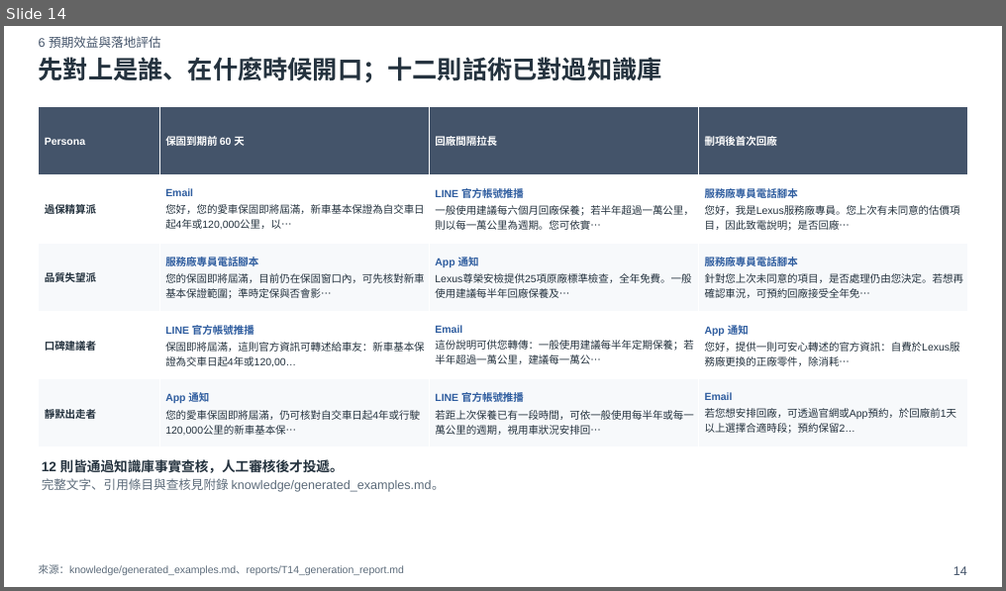
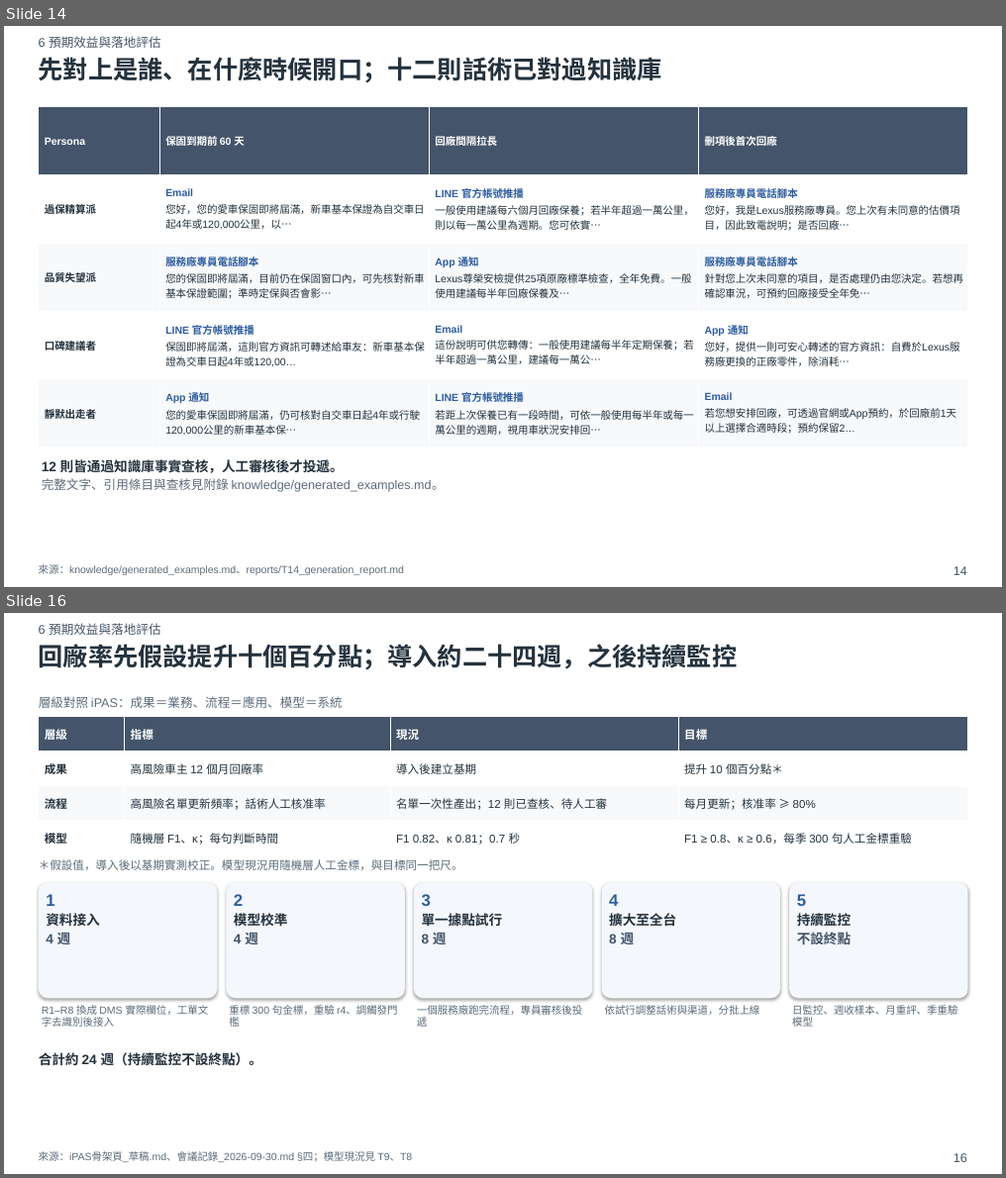
Before and after one commit to xxx789666/hotai-ai-hackathon-lexus, a slide deck: deck/初賽簡報_v0.pptx. Shown one above the other, each under a label of ours: slide 14 before the commit, slides 14 and 16 after it; the slides between them are not shown. The pictures are 1006x591 and 1006x1178 pixels, drawn with LibreOffice and Linux fonts; fonts in the diff are those of the drawing. Boxes give left, top, right and bottom in pixels: in the first picture for what was removed or moved away, otherwise in the second. Text is boxed around its words. In the diff, an @@ line names an element or a change of style, - is before the commit and + after.

Commit message:
初賽簡報升到 v1：套上已拍板的三層 KPI、選圖與導入時程。
附錄 A2 收來源差異、風險分布、校準與季趨勢，內容頁仍維持 15 頁。

```diff
--- a/deck/初賽簡報_v0.pptx
+++ b/deck/初賽簡報_v0.pptx
@@ slide 16 added at bbox=[4, 613, 1002, 1174], background #FFFFFF @@
@@ text added at bbox=[39, 623, 160, 635], 12 pt, text #44546A @@
+6 預期效益與落地評估
@@ text added at bbox=[39, 644, 738, 670], 24 pt, text #24323E, bold @@
+回廠率先假設提升十個百分點；導入約二十四週，之後持續監控
@@ text added at bbox=[39, 696, 343, 708], 12 pt, text #5C6B7A @@
+層級對照 iPAS：成果＝業務、流程＝應用、模型＝系統
@@ table added at bbox=[39, 716, 968, 855], 4 rows, 4 columns @@
+層級 | 指標 | 現況 | 目標
+成果 | 高風險車主 12 個月回廠率 | 導入後建立基期 | 提升 10 個百分點＊
+流程 | 高風險名單更新頻率；話術人工核准率 | 名單一次性產出；12 則已查核、待人工審 | 每月更新；核准率 ≥ 80%
+模型 | 隨機層 F1、κ；每句判斷時間 | F1 0.82、κ 0.81；0.7 秒 | F1 ≥ 0.8、κ ≥ 0.6，每季 300 句人工金標重驗
@@ text added at bbox=[39, 860, 463, 870], 11 pt, text #5C6B7A @@
+＊假設值，導入後以基期實測校正。模型現況用隨機層人工金標，與目標同一把尺。
@@ rounded rectangle added at bbox=[39, 882, 218, 998], fill #F4F7FB @@
@@ text added at bbox=[46, 894, 99, 945], 13 pt, text #24323E, bold @@
+1
+資料接入
+4 週
@@ rounded rectangle added at bbox=[227, 882, 405, 998], fill #F4F7FB @@
@@ text added at bbox=[234, 894, 287, 945], 13 pt, text #24323E, bold @@
+2
+模型校準
+4 週
@@ rounded rectangle added at bbox=[414, 882, 593, 998], fill #F4F7FB @@
@@ text added at bbox=[422, 894, 503, 948], 13 pt, text #24323E, bold @@
+3
+單一據點試行
+8 週
@@ rounded rectangle added at bbox=[601, 882, 780, 998], fill #F4F7FB @@
@@ text added at bbox=[609, 894, 676, 945], 13 pt, text #24323E, bold @@
+4
+擴大至全台
+8 週
@@ rounded rectangle added at bbox=[789, 882, 968, 998], fill #F4F7FB @@
@@ text added at bbox=[797, 894, 850, 945], 13 pt, text #24323E, bold @@
+5
+持續監控
+不設終點
@@ text added at bbox=[42, 1005, 209, 1027], 10 pt, text #5C6B7A @@
+R1–R8 換成 DMS 實際欄位，工單文字去識別後接入
@@ text added at bbox=[229, 1005, 398, 1027], 10 pt, text #5C6B7A @@
+重標 300 句金標，重驗 r4、調觸發門檻
@@ text added at bbox=[417, 1005, 582, 1027], 10 pt, text #5C6B7A @@
+一個服務廠跑完流程，專員審核後投遞
@@ text added at bbox=[605, 1005, 760, 1015], 10 pt, text #5C6B7A @@
+依試行調整話術與渠道，分批上線
@@ text added at bbox=[792, 1005, 957, 1027], 10 pt, text #5C6B7A @@
+日監控、週收樣本、月重評、季重驗模型
@@ text added at bbox=[39, 1053, 262, 1066], 13 pt, text #24323E, bold @@
+合計約 24 週（持續監控不設終點）。
@@ text added at bbox=[39, 1152, 412, 1162], 10 pt, text #5C6B7A @@
+來源：iPAS骨架頁_草稿.md、會議記錄_2026-09-30.md §四；模型現況見 T9、T8
@@ text added at bbox=[953, 1154, 967, 1162], 12 pt, text #44546A @@
+16
```
Also in this commit, not shown: 6 slides changed, 3 other slides added, 3 slides removed, 13 other files.
